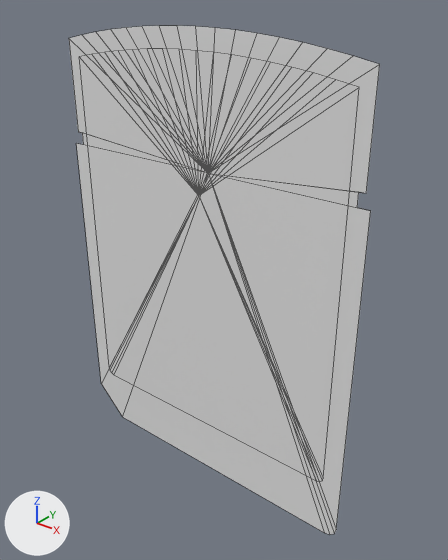
The OBJ model fork/floating-media/DATA/float_vita_gloss2.obj, before and after one commit.
Camera for both pictures: a 50 mm lens placed at (1.44, -1.74, 1.06), pointed at (0.07, -0.03, 0.0). Lighting does not change. The marker at lower left points along +X, +Y and +Z. The first picture is the older version. Mesh edges are drawn as thin lines. Where no turn or scale is listed for an object, it has been applied to the vertices.

In view in the first picture: 'float_vita_gloss2'.
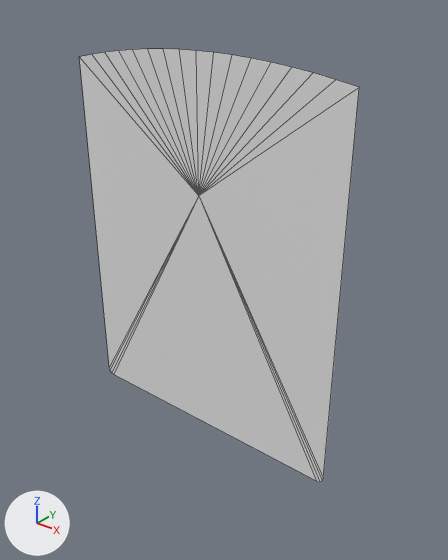
Changed parts and their boxes (x1, y1, x2, y2) in the pictures (448 x 560 px):
'float_vita_gloss2', reshaped (10% narrower, 15% shorter): before (69, 26, 380, 534); after (80, 49, 359, 482)
part 1 of me_float_vita_gloss2, deleted: before (69, 26, 380, 534)

The change, as a list of edits to the scene's bpy script:
```text
Change me_float_vita_gloss2:
    used by ob_float_vita_gloss2; location = (0.0, 0.0, 0.0)
    remove me_float_vita_gloss2.from_pydata(...)  # 58 vertices, 56 faces; spans x -0.68..0.68, y -0.09, z -0.93..0.93
    add me_float_vita_gloss2.from_pydata(...)  # 26 vertices, 25 faces; spans x -0.61..0.61, y -0.09, z -0.69..0.85
    me_float_vita_gloss2 part 1: the loose piece of 32 vertices spanning x -0.68..0.68, y -0.09, z -0.93..0.93 is deleted
```
